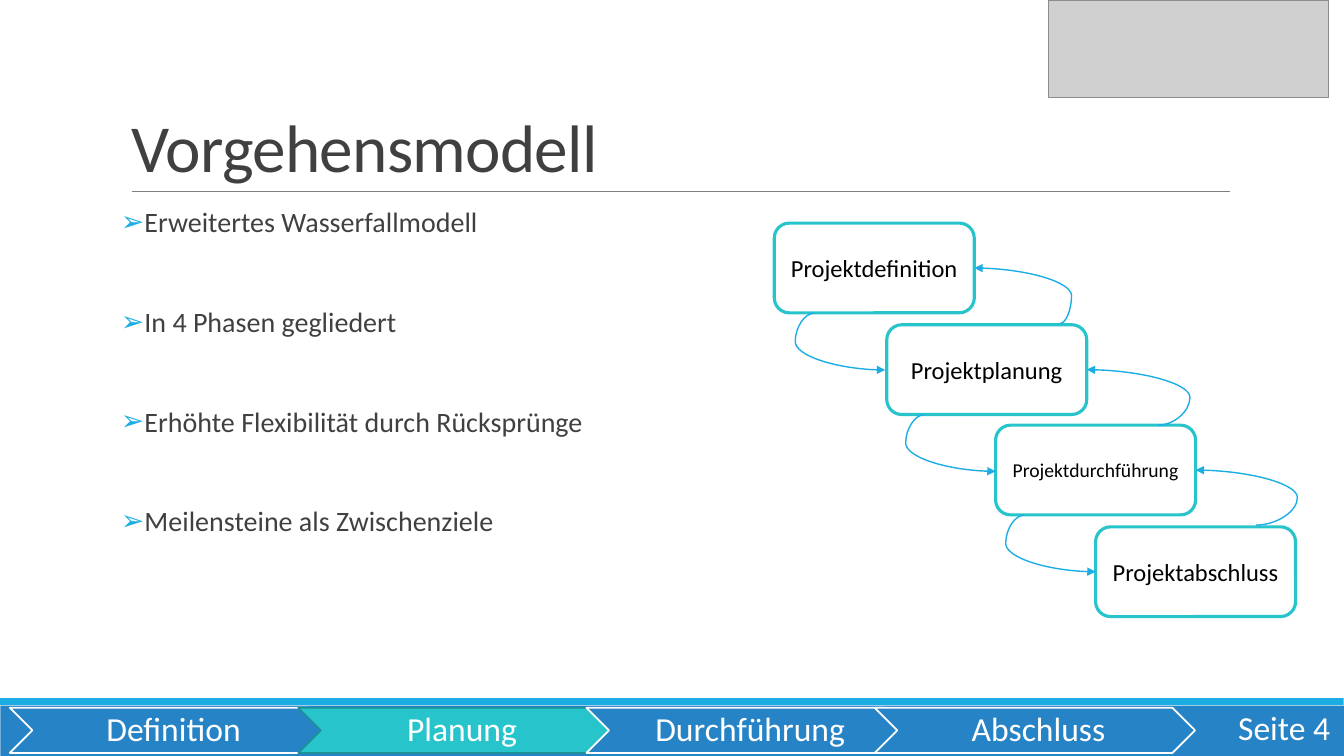
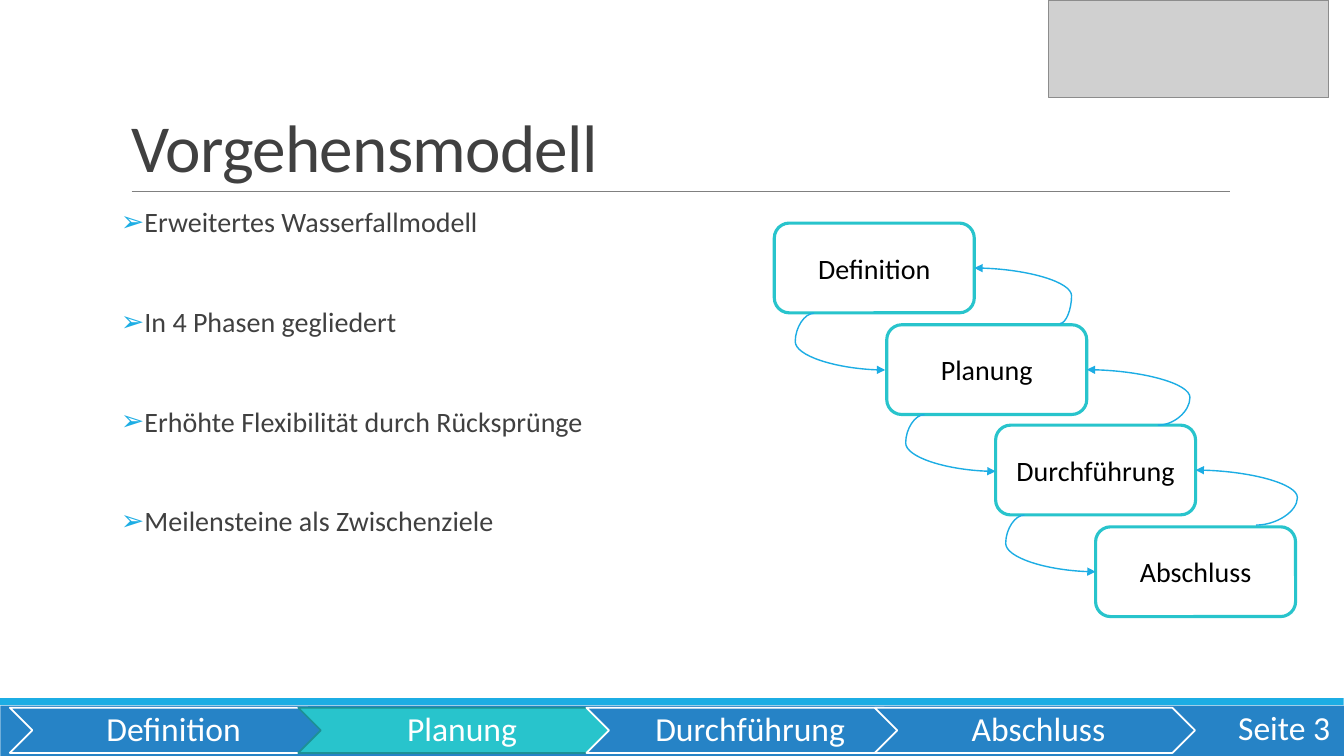
Before and after one commit to OberstufenprojektVOIP/OSP_VOIP, a slide deck: slide 3 of Pr-sentation/Präsentation VoIP_Alica.pptx (slide 4 before the commit). Drawn at 1344x756 pixels with LibreOffice and Linux fonts; fonts in the diff are those of the drawing; grey boxes stand for pictures. Boxes give left, top, right and bottom in pixels: in the first picture for what was removed or moved away, otherwise in the second. Text is boxed around its words. In the diff, an @@ line names an element or a change of style, - is before the commit and + after.

```diff
--- a/Pr-sentation/Präsentation VoIP_Alica.pptx
+++ b/Pr-sentation/Präsentation VoIP_Alica.pptx
@@ text in rounded rectangle at (818,259,930,280): text changed; size 17.5 to 20 pt @@
-Projektdefinition
+Definition
@@ text in rounded rectangle at (941,360,1033,385): text changed; size 17.5 to 20 pt @@
-Projektplanung
+Planung
@@ text in rounded rectangle at (1016,461,1174,486): text changed; size 14 to 20 pt @@
-Projektdurchführung
+Durchführung
@@ text in rounded rectangle at (1140,562,1251,583): text changed; size 17.5 to 20 pt @@
-Projektabschluss
+Abschluss
@@ page number at (1238,717,1330,741): text changed @@
-Seite 4
+Seite 3
```
Also in this commit, not shown: 5 other slides changed, 2 slides added, 1 slide removed.
